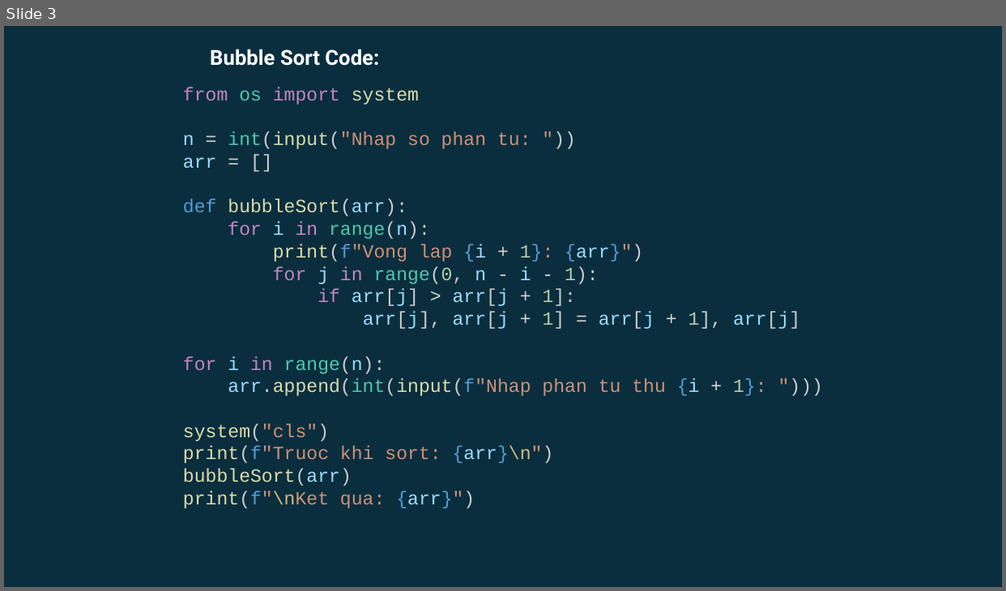
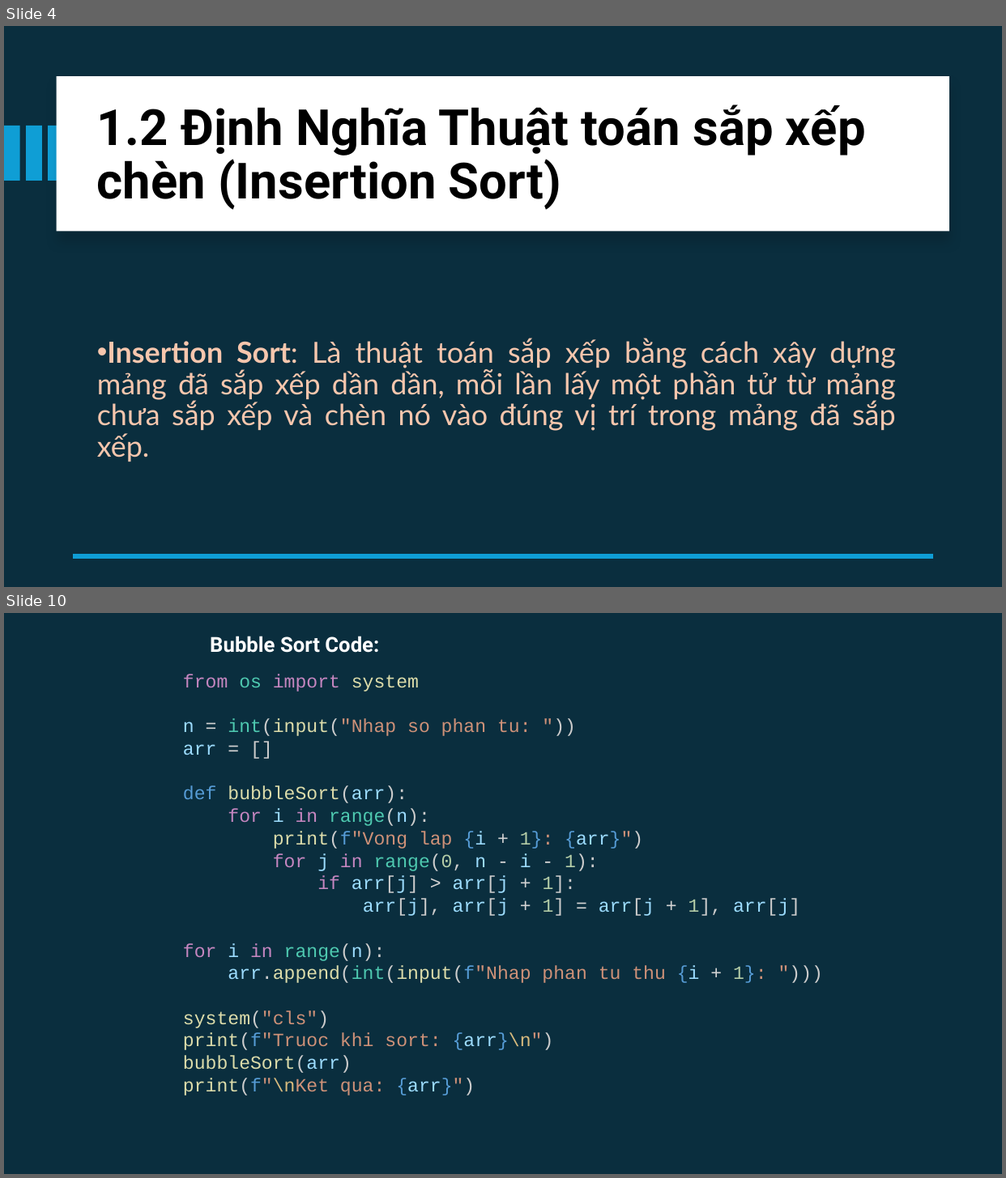
Before and after one commit to ngotuanviet/BTLDSA, a slide deck: ThuyetTrinh/SlideThuyetTrinh.pptx. Shown one above the other, each under a label of ours: slide 3 before the commit, slides 4 and 10 after it; the slides between them are not shown. The pictures are 1006x591 and 1006x1178 pixels, drawn with LibreOffice and Linux fonts; fonts in the diff are those of the drawing. Boxes give left, top, right and bottom in pixels: in the first picture for what was removed or moved away, otherwise in the second. Text is boxed around its words. In the diff, an @@ line names an element or a change of style, - is before the commit and + after.

```diff
--- a/ThuyetTrinh/SlideThuyetTrinh.pptx
+++ b/ThuyetTrinh/SlideThuyetTrinh.pptx
@@ slide 4 added at (x1=4, y1=26, x2=1002, y2=587), background #0A2E3E @@
@@ rectangle added at (x1=57, y1=76, x2=949, y2=231), fill #FFFFFF @@
@@ text added at (x1=97, y1=105, x2=866, y2=210), 48 pt, text #000000, bold @@
+1.2 Định Nghĩa Thuật toán sắp xếp chèn (Insertion Sort)
@@ rectangle added at (x1=4, y1=126, x2=19, y2=181), fill #0F9ED5 @@
@@ rectangle added at (x1=26, y1=126, x2=41, y2=181), fill #0F9ED5 @@
@@ rectangle added at (x1=49, y1=126, x2=64, y2=181), fill #0F9ED5 @@
@@ text added at (x1=97, y1=338, x2=896, y2=462), 28 pt, text #F6C6AD @@
+• Insertion Sort: Là thuật toán sắp xếp bằng cách xây dựng mảng đã sắp xếp dần dần, mỗi lần lấy một phần tử từ mảng chưa sắp xếp và chèn nó vào đúng vị trí trong mảng đã sắp xếp.
@@ line added from (934, 557) to (73, 557), #0F9ED5 4.5 pt @@
@@ what was slide 3 is now slide 10 @@
```
Also in this commit, not shown: 1 slide changed, 80 other slides added, 1 slide removed.
